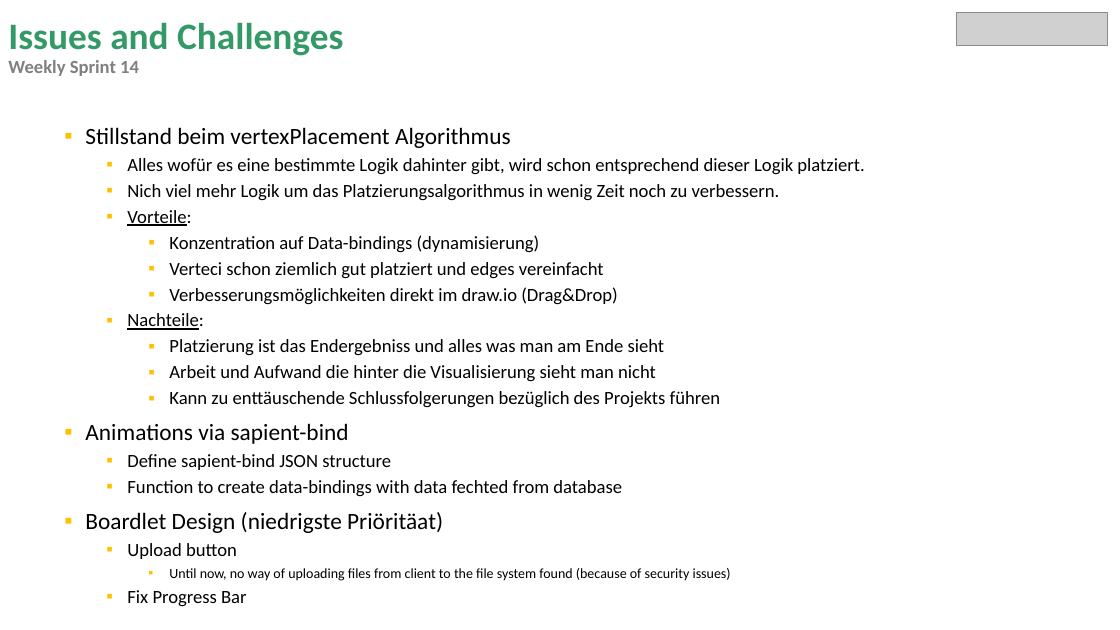
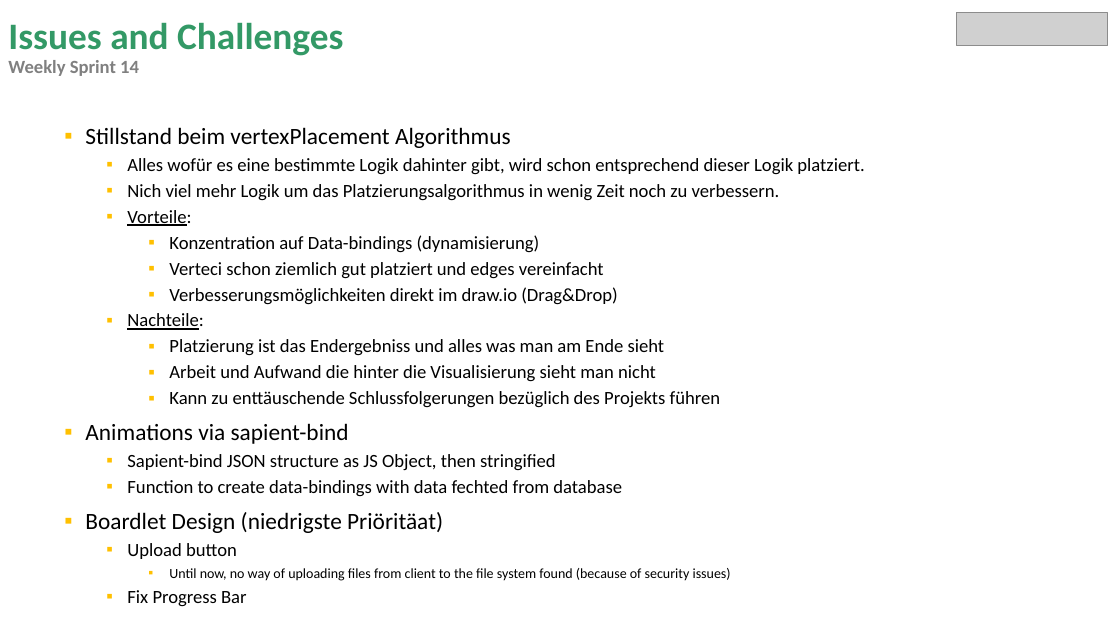
Before and after one commit to miguelrk/tum-mw-bachelorarbeit, a slide deck: slide 13 of 3 Entwicklungsphase/weekly_meeting_14.pptx (slide 10 before the commit). Drawn at 1120x630 pixels with LibreOffice and Linux fonts; fonts in the diff are those of the drawing; grey boxes stand for pictures. Boxes give left, top, right and bottom in pixels: in the first picture for what was removed or moved away, otherwise in the second. Text is boxed around its words. In the diff, an @@ line names an element or a change of style, - is before the commit and + after.

```diff
--- a/3 Entwicklungsphase/weekly_meeting_14.pptx
+++ b/3 Entwicklungsphase/weekly_meeting_14.pptx
@@ text at [127, 454, 556, 471]: text changed @@
-  ▪ Define sapient-bind JSON structure
+  ▪ Sapient-bind JSON structure as JS Object, then stringified
```
Also in this commit, not shown: 5 other slides changed, 4 slides added, 1 slide removed, 20 other files.
